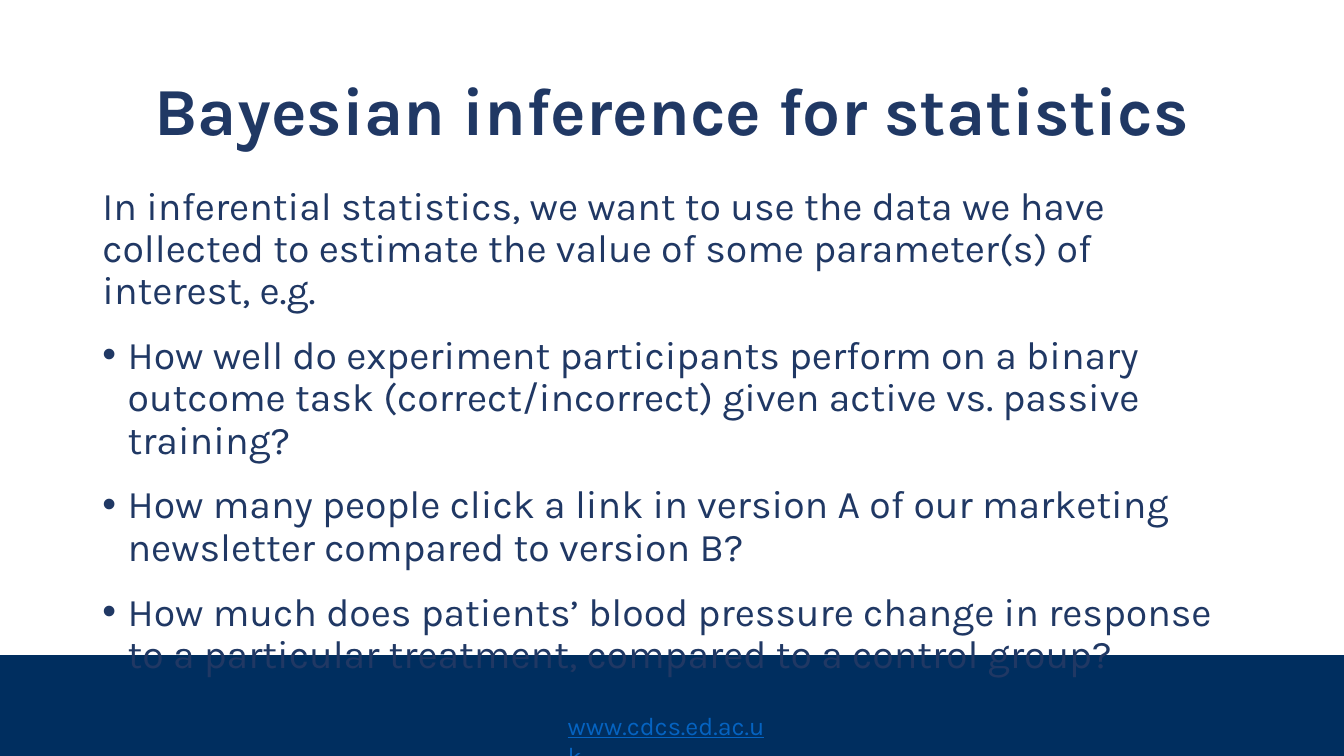
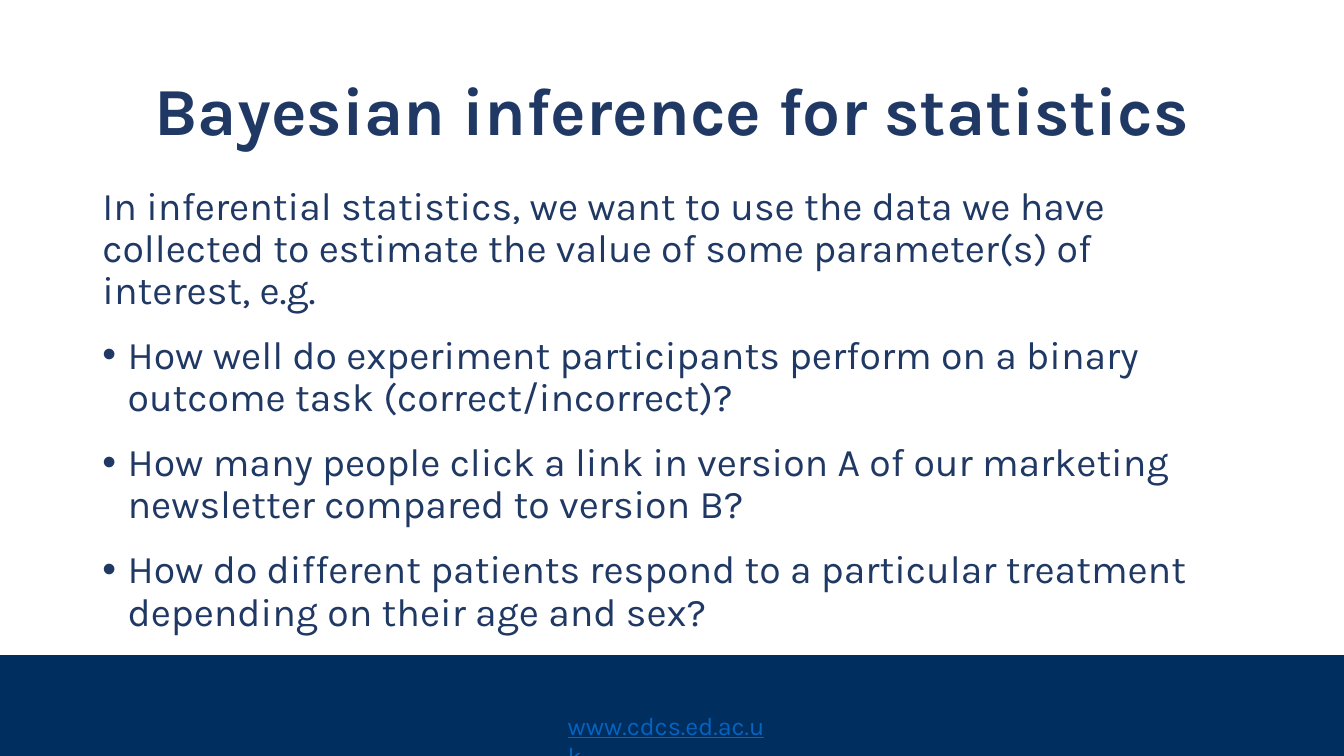
Before and after one commit to DCS-training/Bayesian-Statistics, a slide deck: slide 17 of bayesian_statistics_slides.pptx (slide 14 before the commit). Drawn at 1344x756 pixels with LibreOffice and Linux fonts; fonts in the diff are those of the drawing; background and template pictures are left out. Boxes give left, top, right and bottom in pixels: in the first picture for what was removed or moved away, otherwise in the second. Text is boxed around its words. In the diff, an @@ line names an element or a change of style, - is before the commit and + after.

```diff
--- a/bayesian_statistics_slides.pptx
+++ b/bayesian_statistics_slides.pptx
@@ text at bbox=[128, 342, 1138, 416]: text changed @@
-• How well do experiment participants perform on a binary outcome task (correct/incorrect) given active vs. passive training?
+• How well do experiment participants perform on a binary outcome task (correct/incorrect)?
@@ text at bbox=[128, 556, 1186, 636]: text changed @@
-• How much does patients’ blood pressure change in response to a particular treatment, compared to a control group?
+• How do different patients respond to a particular treatment depending on their age and sex?
```
Also in this commit, not shown: 3 other slides changed, 3 slides added.
